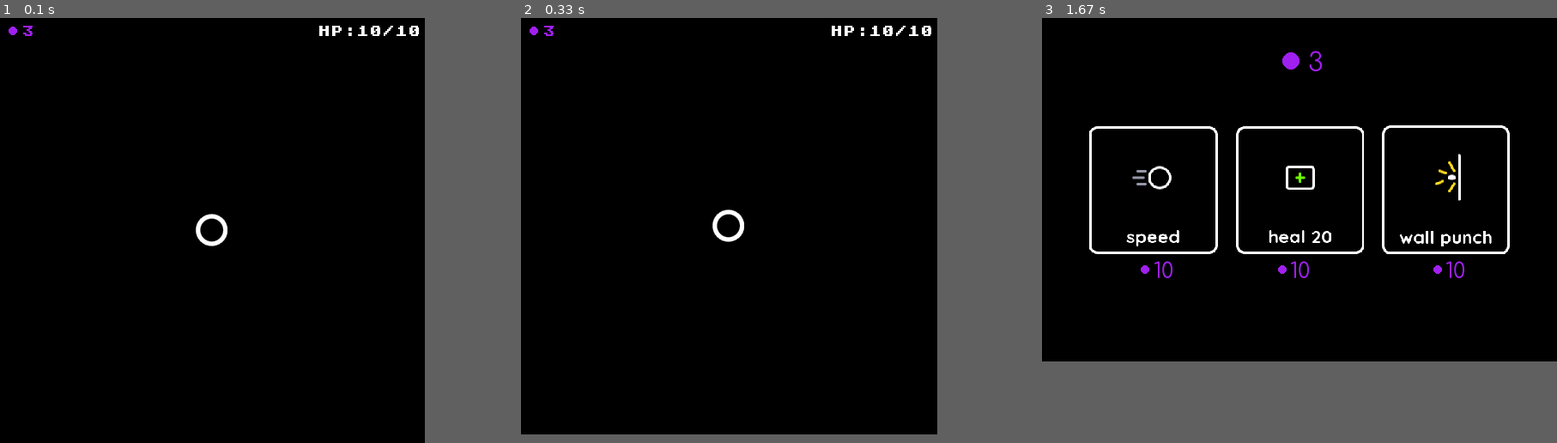
Above: before the commit, frames 1-3 (left to right).
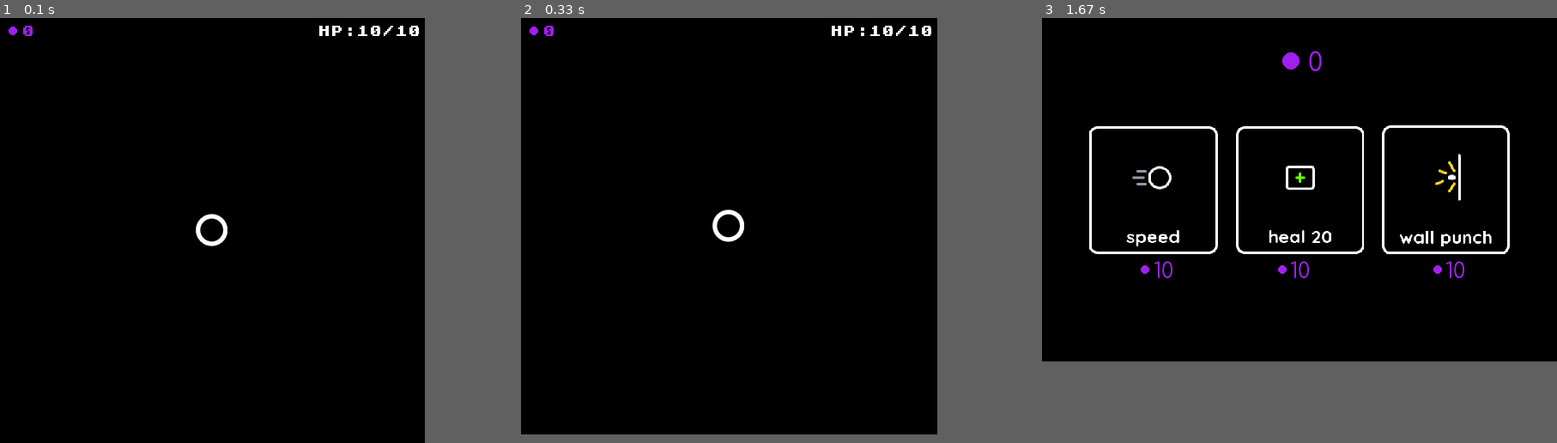
Above: after the commit, the same moments.

Repository: AndZas/PygameProject
Game: pygame game, started from cycle.py
The game is run twice, just before and just after one commit, with the same random seed, the same clock (stepped at 60 frames per second) and the same inputs.
Inputs (mouse positions are in pixels of both pictures, inside the frame that each line leads up to):
- Up to frame 1 (0.1 s): no input
- Up to frame 2 (0.33 s): no input
- Up to frame 3 (1.67 s): tap Space at 0.33 s; press the mouse at (1443, 188) at 0.7 s; move the mouse to (1284, 149) at 0.8 s; release the mouse at (1124, 107) at 0.93 s

The runs differ from the first frame. In frame 1, less than 0.1% of the frame differs, in the area x 4-7%, y 1-4%; in frame 2, less than 0.1%; in frame 3, less than 0.1%, in the area x 51-55%, y 7-13%.

Commit message:
21.01.24:21.29-Ready

Diff:
--- a/cycle.py
+++ b/cycle.py
@@ -59,6 +59,7 @@
             self.screen.update()
 
     def clear(self):
+        # Очистка всех данных для перезапуска
         self.buttonsPressed = []
         self.screen.clear()
         self.screen.timer.clear()
--- a/player.py
+++ b/player.py
@@ -4,6 +4,7 @@
 from read_files import read_json_file
 
 
+# Игрок
 class Player:
     def __init__(self, parent):
         # Инициализация настроек игрока
@@ -34,11 +35,11 @@
             int(self.pos[0] - self.size // 2 - self.parent.x), int(self.pos[1] - self.size // 2 - self.parent.y)))
 
     def move(self, buttons):
+        # Перемещение игрока
         self.getDamageKd += 1
         if self.getDamageKd > 240:
             self.image = self.afkImage
 
-        # Перемещение игрока
         self.time += 1
         if pygame.K_a in buttons and pygame.K_w in buttons:
             if self.pos[0] - self.parent.x - self.size // 2 > 0:
@@ -75,6 +76,7 @@
         self.pos = self.x, self.y
 
     def playerGetDamage(self, enemyPos, screen, killedEnemys, damage1):
+        # Получение урона игроком
         if self.getDamageKd >= 240:
 
             sound = r'sounds\Damage.wav'
@@ -96,9 +98,9 @@
                 main2(self.xp, screen.timer.time * 10, self.bullets.shootedBullets, killedEnemys, self.parent.parent)
 
     def update(self):
+        # Обновление позиций игрока
         self.speed, self.wallBunching = read_json_file()[0]
         self.health = read_money_and_health()[1]
-        # self.speed, self.health, self.wallBunching = read_json_file()[0]
         if self.pos[0] - self.size // 2 <= self.parent.x:
             self.x += 1
         if self.pos[0] + self.size // 2 >= self.parent.x + self.parent.size[0]:
@@ -110,6 +112,7 @@
         self.pos = self.x, self.y
 
     def clear(self):
+        # Очистка координат игрока
         self.pos = self.x, self.y = (self.parent.x + self.parent.size[0] // 2, self.parent.y + self.parent.size[1] // 2)
         self.health = 10
         self.xp = 0
--- a/read_files.py
+++ b/read_files.py
@@ -12,6 +12,7 @@
 
 
 def read_json_file():
+    # Читает данные из файла json
     with open('prices_and_player.json', encoding='utf-8') as file:
         data = json.load(file)
     profile_player = data['Player']
@@ -23,6 +24,7 @@
 
 
 def dump_json_file(dct=None):
+    # Сброс настроек json файла
     if dct is None:
         dct = {"Player": {"speed": 0.75, "wall punch": 30},
                "Prices": {"speed": 10, "hp": 10, "wall punch": 10}}
@@ -31,11 +33,13 @@
 
 
 def read_money_and_health():
+    # Возвращает количество здоровья и денег в данный момент
     with open('money_health') as file:
         money, health = map(int, file.read().split(';'))
     return money, health
 
 
 def dump_money_and_health(money, health):
+    # Сброс здоровья и денег
     with open('money_health', 'w') as file:
         file.write(str(money) + ';' + str(health))
--- a/screen.py
+++ b/screen.py
@@ -1,4 +1,5 @@
 import os
+
 from pygame._sdl2.video import Window
 from screeninfo import get_monitors
 
--- a/ui.py
+++ b/ui.py
@@ -1,11 +1,8 @@
-import os
 import sys
 import pygame
 from widgets import Text, Level, Slider, SwitchButton, Image
-import json
 from read_files import read_json_file, dump_json_file, read_money_and_health, dump_money_and_health
 
-# from player import Player
 
 music_volume = None
 sounds_effect = None
@@ -15,6 +12,7 @@
 lvl = None
 
 
+# Создание стартового окна
 class StartWindow:
     def __init__(self, screen):
         self.screen = screen
@@ -34,11 +32,13 @@
         pygame.display.set_icon(pygame.image.load('images/Textures/Player.png'))
 
     def play_background_music(self):
+        # Проигрывает фоновую музыку
         bg_music_file = r'sounds\fon_music_2.wav'
         self.bg_music = pygame.mixer.Sound(bg_music_file)
         self.bg_music.play(-1, -1, False)
 
-    def on_off_volume_fon_music(self):  # функция проверяет выключена музыка или нет и выставляет громкость
+    def on_off_volume_fon_music(self):
+        # функция проверяет выключена музыка или нет и выставляет громкость
         if off_sound == 1:
             self.bg_music.set_volume(0.5)
         elif off_sound == -1:
@@ -47,13 +47,13 @@
             self.bg_music.set_volume(music_volume)
 
     def draw(self):
+        # Отрисовка стартового окна
         path = 'images\StartWindow'
 
         # Корректируем громкость
         self.on_off_volume_fon_music()
 
         # Надпись WindowKill
-        # text = Text((0, ))
         font = pygame.font.Font('Font\Comfortaa-VariableFont_wght.ttf', 70)
         text = font.render("WindowKill", 1, (255, 255, 255))
         text_x = self.screen.get_width() // 2 - text.get_width() // 2
@@ -72,7 +72,6 @@
 
         # Кнопка динамика
         if off_sound == 1:
-            # dynamic = pygame.transform.scale(pygame.image.load(path + '\dynamic.png'), (self.dynamic_w, self.dynamic_h))
             dynamic = Image(path + '\dynamic.png', (self.dynamic_w, self.dynamic_h), (self.pos_dynamic))
         else:
             dynamic = Image(path + r'\off_dynamic.png', (self.dynamic_w, self.dynamic_h), (self.pos_dynamic))
@@ -91,6 +90,7 @@
                        f'{in_tamer_on_off};{hide_HUD_on_off};{lvl}')
 
     def click(self, mouse_pos):
+        # Проверка на нажатие кнопки мыши
         global off_sound, music_volume, sounds_effect, play
         x, y = mouse_pos
         if self.pos_play[0] < x < self.pos_play[0] + self.play_w and self.pos_play[1] < y < self.pos_play[
@@ -115,6 +115,7 @@
             sys.exit()
 
     def open_menu_settings(self):
+        # Открывает настройки
         menu = MenuSettings(self.screen, self.bg_music)
         run = True
         clock = pygame.time.Clock()
@@ -127,6 +128,7 @@
             clock.tick(60)
 
     def open_level_menu(self):
+        # Открывает меню уровней
         global lvl
         menu = LevelsMenu(self.screen)
         run2 = True
@@ -140,9 +142,9 @@
             menu.run()
             pygame.display.flip()
             clock.tick(60)
-        print(lvl)
-
-
+
+
+# Финальное окно
 class EndWindow():
     def __init__(self, screen, coins_collected: int, time_survived: str, bullets_fired: int, enemies_killed: int):
         '00:00:00'
@@ -156,10 +158,12 @@
                       Text((0, 295 + 20), 15, f'close this window to try again', center_x=True, color=(143, 145, 168))]
 
     def run(self):
+        # Рисует финальное окно
         for text in self.texts:
             text.render(self.screen)
 
     def ms_to_time(self, millis):
+        # Перевод Миллисекунд в остальное время
         seconds = (millis / 1000) % 60
         seconds = round(float(seconds), 2)
         minutes = int((millis / (1000 * 60)) % 60)
@@ -167,6 +171,7 @@
         return f"{hours}:{minutes}:{seconds}"
 
 
+# Окно настроек
 class MenuSettings:
     def __init__(self, screen, music) -> None:
         self.screen = screen
@@ -180,6 +185,7 @@
                       Text((85, 105), 25, 'in-game timer'), Text((145, 155), 25, 'hide HUD')]
 
     def change_music_effect_volume(self):
+        # Изменяет громкость звуковых эффектов
         global music_volume, off_sound, sounds_effect
         music_volume = round(self.music.get_value() / 100, 1)
         sounds_effect = round(self.sound_effect.get_value() / 100, 1)
@@ -188,6 +194,7 @@
         self.bg_music.set_volume(music_volume)
 
     def run(self):
+        # Рисует окно настроек
         global in_tamer_on_off, hide_HUD_on_off
         self.screen.fill("black")
         self.change_music_effect_volume()
@@ -224,6 +231,7 @@
                 slider.render(self.screen)
 
 
+# Меню уровней
 class LevelsMenu():
     def __init__(self, screen):
         self.screen = screen
@@ -234,6 +242,7 @@
         self.lvl = None
 
     def run(self):
+        # Рисует меню уровней
         self.screen.fill("black")
         self.text.render(self.screen)
         mouse_pos = pygame.mouse.get_pos()
@@ -246,6 +255,7 @@
             level.render(self.screen)
 
 
+# Окно закупки
 class SpaceWindow():
     def __init__(self, screen):
         self.screen = screen
@@ -254,14 +264,15 @@
         self.read_json()
 
     def read_json(self):
+        # Читает json файл
         data = read_json_file()
         self.money = read_money_and_health()[0]
-        print(self.money)
         self.player_speed, self.player_wall_punch = data[0]
         self.player_hp = read_money_and_health()[1]
         self.speed_price, self.hp_price, self.wall_punch_price = data[1]
 
     def run(self):
+        # Рисует окно закупки
         self.screen.fill("black")
         avr_sc_w = self.screen.get_width() // 2
         avr_w = self.w // 2
@@ -291,6 +302,7 @@
             self.screen)
 
     def click(self):
+        # Проверка на нажатие кнопки мыши
         mouse_pos = pygame.mouse.get_pos()
         if self.speed.container_rect.collidepoint(mouse_pos):
             if self.money >= self.speed_price:
@@ -321,7 +333,9 @@
 running = True
 
 
+# Запуск приложения
 def main1():
+
     global running
     pygame.init()
     screen = pygame.display.set_mode((600, 400))
@@ -346,6 +360,7 @@
 
 
 def main2(coins, time, bullets, enemys, parent):
+    # Запуск финального окна
     pygame.init()
     screen = pygame.display.set_mode((600, 400))
     running = True
--- a/widgets.py
+++ b/widgets.py
@@ -129,6 +129,7 @@
         return 'Slider'
 
 
+# Загрузка изображений
 class Image():
     def __init__(self, path: str, size: tuple, pos: tuple):
         self.path = path
@@ -137,6 +138,7 @@
         self.container_rect = pygame.Rect(pos[0], pos[1], self.w, self.h)
 
     def render(self, screen):
+        # Отрисовка
         speed = pygame.transform.scale(pygame.image.load(self.path), (self.w, self.h))
         screen.blit(speed, (self.pos))
 
Not shown, changed: money_health
